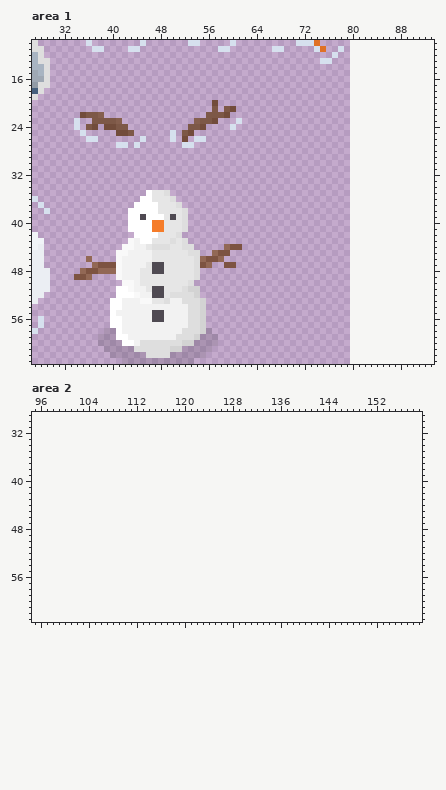
Pixel-art file: workingFiles/Aseprite/world.aseprite. This is how it looked before the edit.
80x80 pixels, 1 frame. Colours within 5 levels of each other are drawn and written as one. Shown: area 1: x 27..93, y 10..63; area 2: x 95..159, y 29..63. The old version is drawn lined up with the new one, on the new canvas.
The same view after the edit:
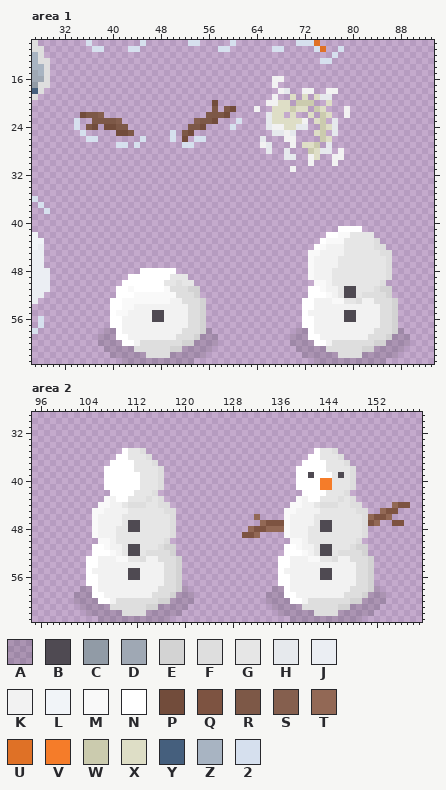
Palette (. is transparent): A #00000021  B #4f4a52  C #919ba6  D #9fa8b4  E #d3d3d3  F #dedede  G #e6e6e6  H #e6e9ed  J #ebeef3  K #f2f2f2  L #f1f4f8  M #f9f9f9  N #ffffff  P #724c3b  Q #7d5341  R #7d5847  S #855f4e  T #926855  U #df7126  V #f57c29  W #cbcbae  X #dedec6  Y #455f7d  Z #a8b4c2  2 #d6e0ee
The edit:
canvas 80x80 -> 160x64 (the part of the old canvas that was cut away was empty and is not shown)
Changed rows in their new state; - is an unchanged pixel.
Area 1:
first column x 64:
16 ---KK-----------
17 ---K------------
18 ----KH--KK--KK--
19 ---K--X-X-XHH---
20 --KKXX-WWW--X---
21 K--XXXWXX-WX---K
22 --HXX-X--X-WX--K
23 --HXXXXXK-XW-H--
24 --HKKXXHH--WXH--
25 ---HHKH---XW-H--
26 -H---KK----WX---
27 -KH---K-XXW-H---
28 --H--H---WXHH-K-
29 -----HH--KX--KK-
30 ---------K---K--
31 ------K---------
first column x 34:
35 ------------....----------------------------------------
36 -----------......---------------------------------------
37 ----------........--------------------------------------
38 ---------..........-------------------------------------
39 ---------..........-------------------------------------
40 ---------..........-------------------------------------
41 ---------..........-------------------------NNNN--------
42 ----------........------------------------NNMMGGGG------
43 ---------..........----------------------NMMMGGGGGF-----
44 --------............-----...------------NMKKKGGGGGFF----
45 -------..............--...-------------MMKKKKGGGGGGFF---
46 --.----..................--------------MKKKKGGGGGGGGF---
47 ---....................--..------------MKKKKGGGGGGGGF---
48 -..........NNNNNN....------------------MKKKGGGGGGGGGF---
49 ...----..NNNNNNN---..------------------MKKKGGGGGGGGGF---
50 --------NNNNNNN--F-G--------------------MMKGGGGGGGGF----
51 ----------NNNNNMFF---------------------NNMKKGBBGGGFEE---
52 -----------MMMMMM----------------------NNNMKGBBGFFFFE---
53 --------MMM--MMM----------------------NNKKKMMGGFKKFFFE--
54 --------MM----------------------------NNKKKKKKKKKKKFFE--
55 -------MM-----------------------------NKKKKKKBBKKKKFFE--
56 --------------------------------------NNKKKKKBBKKKKFFE--
57 --------------------------------------NNKKKKKKKKKKKFFE--
58 -------------------------------------AANKKKKKKKKKKFFFEA-
59 ------------------------------------AAANNKKKKKKKKFFFEAAA
60 ------------------------------------AAAANNKFFFFFFFEEAAAA
61 -------------------------------------AAAAAFFFFFFEEAAAAA-
62 --------------------------------------AAAAAAFFFFAAAAAA--
63 ----------------------------------------AAAAAAAAAAAA----
Area 2:
first column x 102:
35 --------NGGF----------------------------NGGF------------
36 -------NNGGGF--------------------------NNGGGF-----------
37 ------NNNNGGGF------------------------NNNNGGGF----------
38 -----NNNNNGGGGF----------------------NNNNNGGGGF---------
39 -----NNNNNNGGGF----------------------NNBNNNGBGF---------
40 -----NNNNNNGGGF----------------------NNNNVVGGGF---------
41 -----NNNNNNGGGF----------------------NNNNVVGGGF---------
42 ------NNNNGGGF------------------------NNNNGGGF----------
43 -----MKNNGGGFGF----------------------MKNNGGGFGF---------
44 ----MMKKGFFFGGFF--------------------MMKKGFFFGGFF-----TQQ
45 ---MMKKKKGGGGGGFF------------------MMKKKKGGGGGGFF--TQQ--
46 ---MKKKKGGGGGGGGF-------------T----MKKKKGGGGGGGGFTQQT---
47 ---MKKKKGBBGGGGGF--------------TQQQMKKKKGBBGGGGGFQT--QQ-
48 ---MKKKGGBBGGGGGF------------TQQTTTMKKKGGBBGGGGGF-------
49 ---MKKKGGGGGGGGGF-----------QQT----MKKKGGGGGGGGGF-------
50 ----MMKGGGGGGGGF--------------------MMKGGGGGGGGF--------
51 ---NNMKKGBBGGGFEE------------------NNMKKGBBGGGFEE-------
52 ---NNNMKGBBGFFFFE------------------NNNMKGBBGFFFFE-------
53 --NNKKKMMGGFKKFFFE----------------NNKKKMMGGFKKFFFE------
54 --NNKKKKKKKKKKKFFE----------------NNKKKKKKKKKKKFFE------
55 --NKKKKKKBBKKKKFFE----------------NKKKKKKBBKKKKFFE------
56 --NNKKKKKBBKKKKFFE----------------NNKKKKKBBKKKKFFE------
57 --NNKKKKKKKKKKKFFE----------------NNKKKKKKKKKKKFFE------
58 -AANKKKKKKKKKKFFFEA--------------AANKKKKKKKKKKFFFEA-----
59 AAANNKKKKKKKKFFFEAAA------------AAANNKKKKKKKKFFFEAAA----
60 AAAANNKFFFFFFFEEAAAA------------AAAANNKFFFFFFFEEAAAA----
61 -AAAAAFFFFFFEEAAAAA--------------AAAAAFFFFFFEEAAAAA-----
62 --AAAAAAFFFFAAAAAA----------------AAAAAAFFFFAAAAAA------
63 ----AAAAAAAAAAAA--------------------AAAAAAAAAAAA--------
